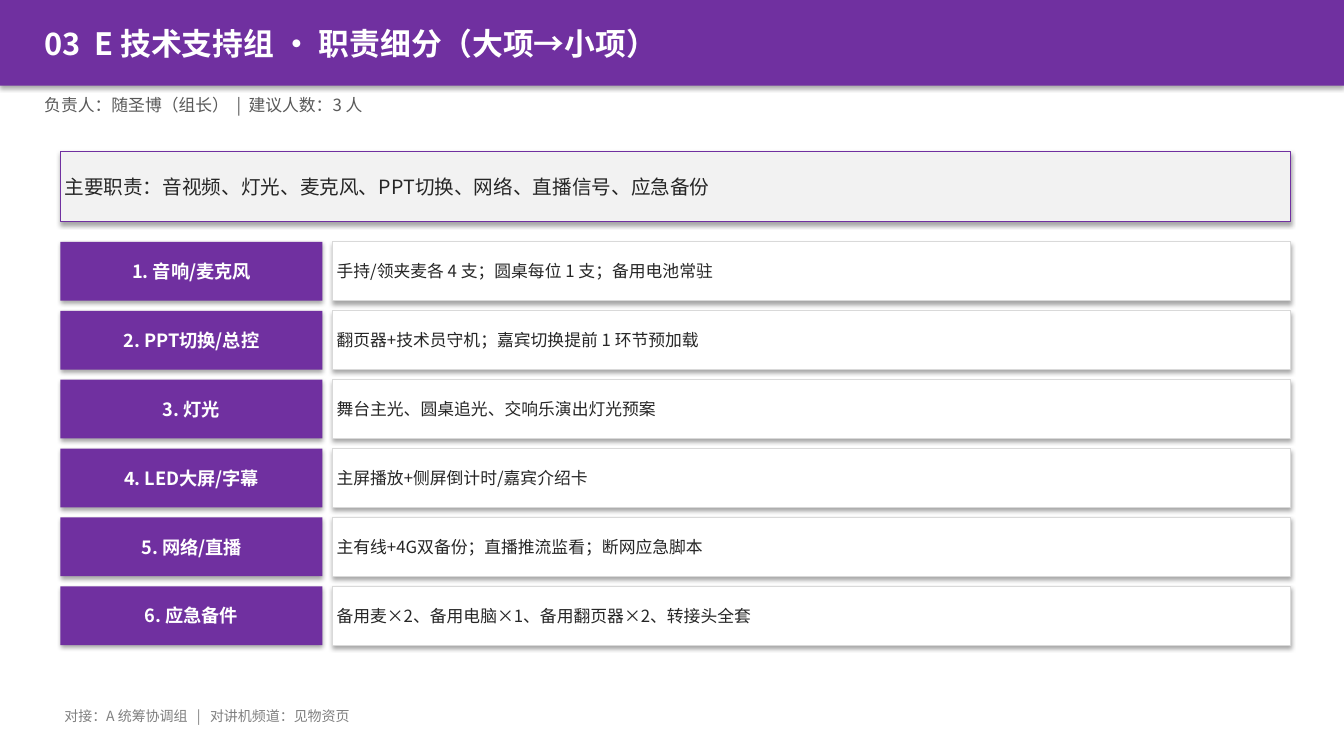
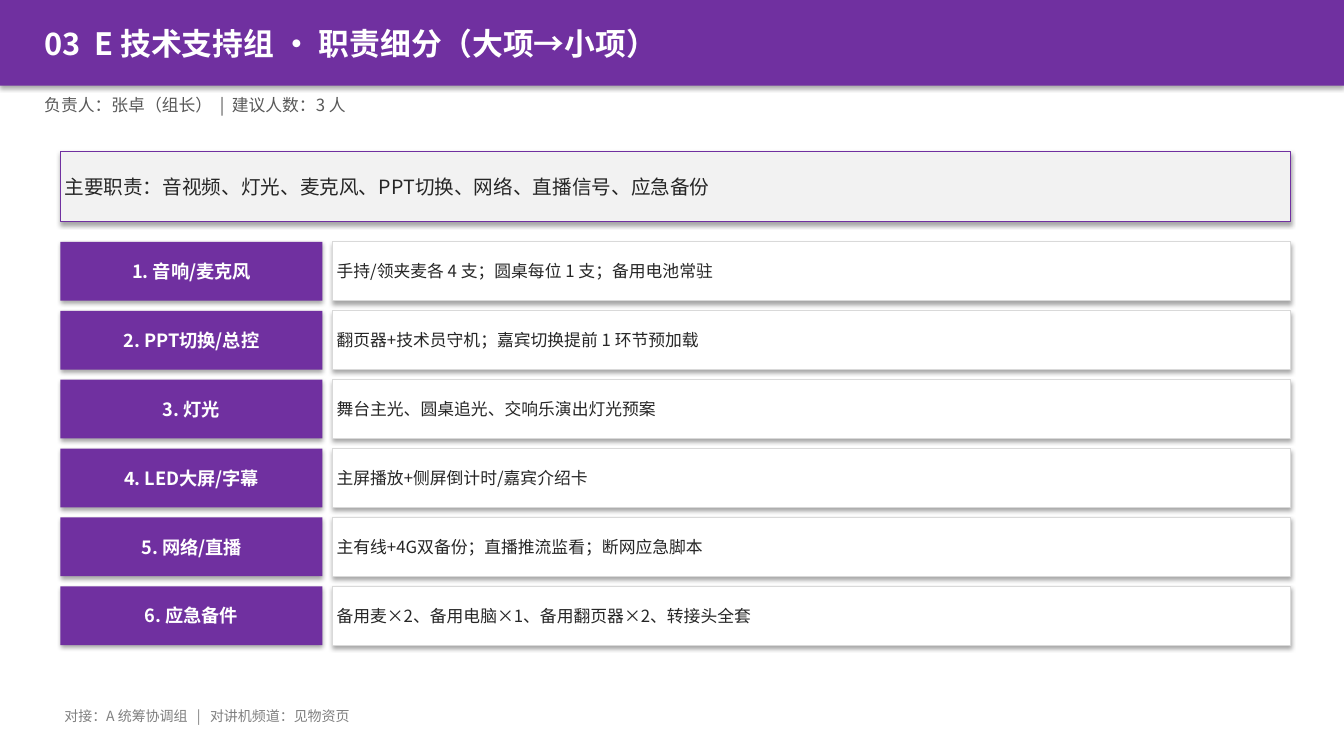
Before and after one commit to hujigang2010-maker/AIDEN, a slide deck: slide 9 of 2026峰会_志愿者分工方案.pptx. Drawn at 1344x756 pixels with LibreOffice and Linux fonts; fonts in the diff are those of the drawing. Boxes give left, top, right and bottom in pixels: in the first picture for what was removed or moved away, otherwise in the second. Text is boxed around its words. In the diff, an @@ line names an element or a change of style, - is before the commit and + after.

```diff
--- a/2026峰会_志愿者分工方案.pptx
+++ b/2026峰会_志愿者分工方案.pptx
@@ text at box(44, 97, 346, 113): text changed @@
-负责人：随圣博（组长） | 建议人数：3 人
+负责人：张卓（组长） | 建议人数：3 人
```
Also in this commit, not shown: 10 other slides changed, 2 other files.
